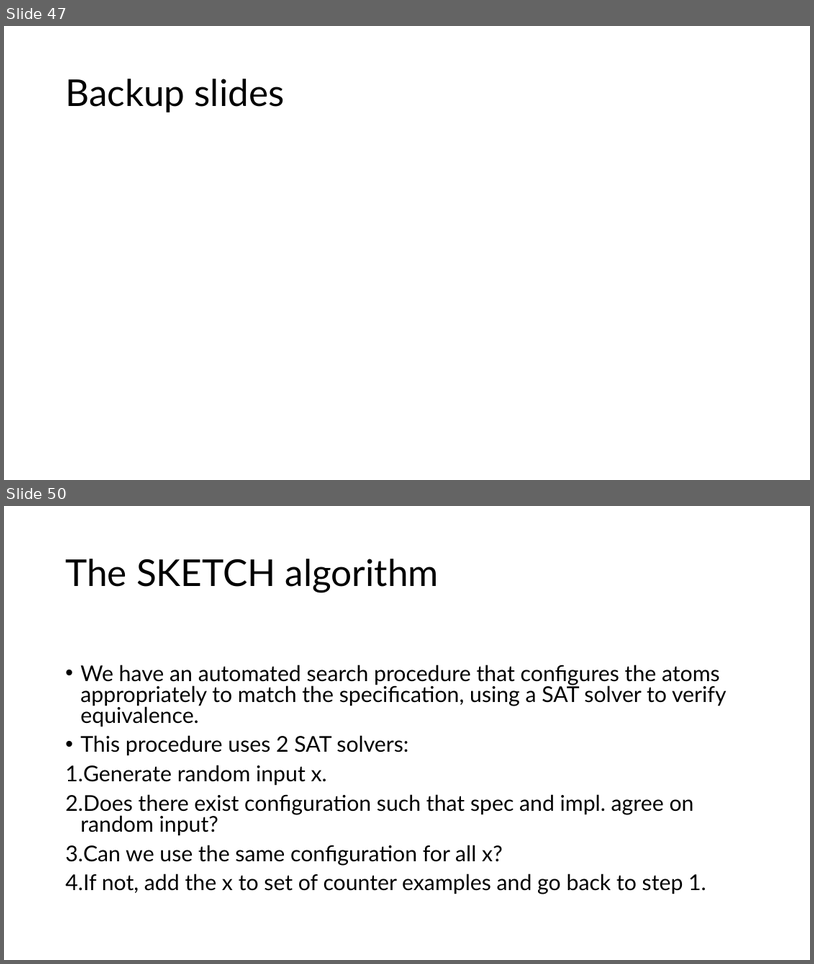
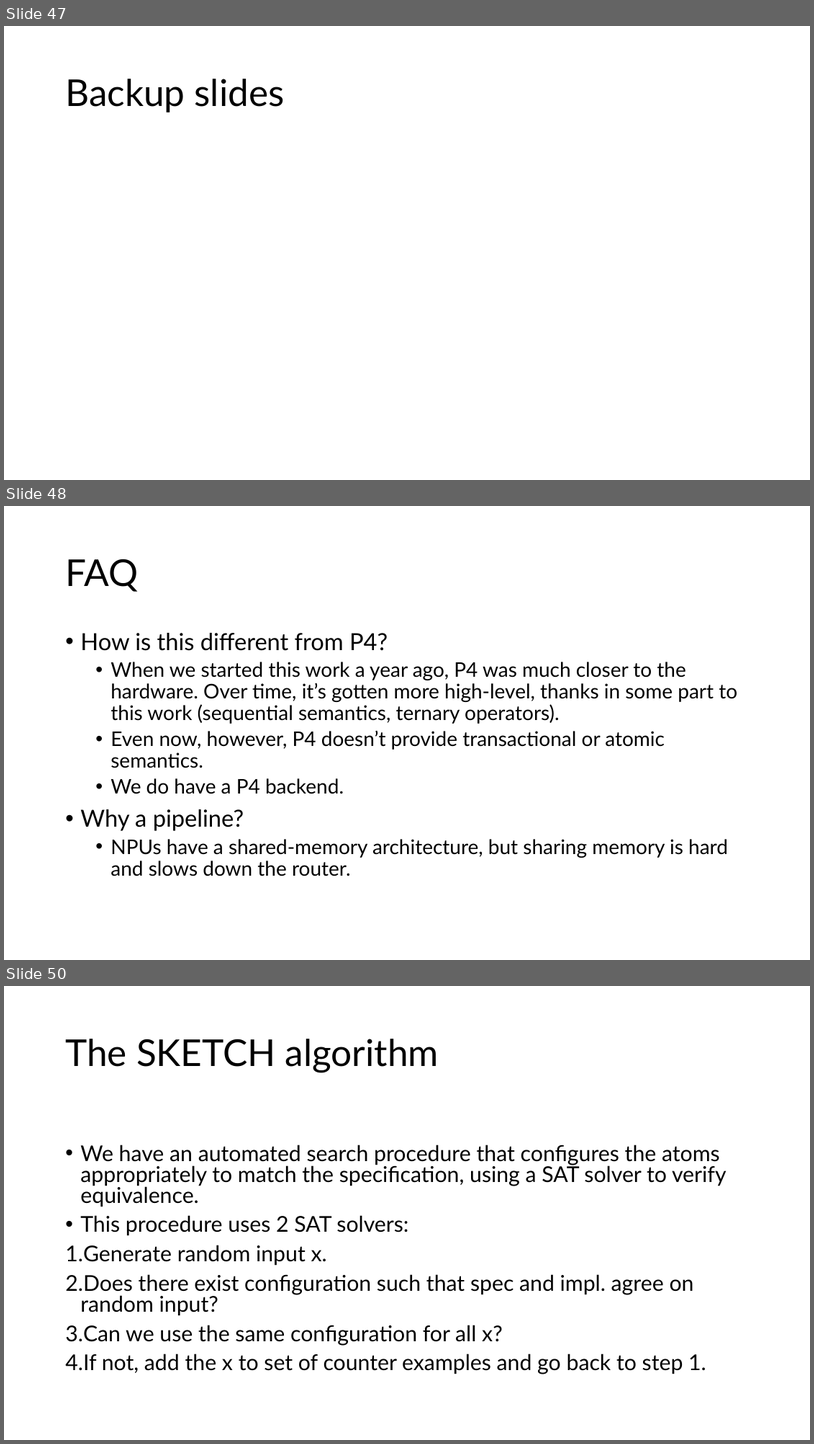
Before and after one commit to anirudhSK/pifo-domino-marple-ppts, a slide deck: combined_domino_pifo.pptx. Shown one above the other, each under a label of ours: slides 47 and 50 before the commit, slides 47, 48 and 50 after it; the slides between them are not shown. The pictures are 814x964 and 814x1444 pixels, drawn with LibreOffice and Linux fonts; fonts in the diff are those of the drawing. Boxes give left, top, right and bottom in pixels: in the first picture for what was removed or moved away, otherwise in the second. Text is boxed around its words. In the diff, an @@ line names an element or a change of style, - is before the commit and + after.

```diff
--- a/combined_domino_pifo.pptx
+++ b/combined_domino_pifo.pptx
@@ slide 48 added at box(4, 506, 810, 960), background #FFFFFF @@
@@ title added at box(65, 559, 138, 592), 44 pt, text #000000 @@
+FAQ
@@ text added at box(80, 633, 738, 876), 24 pt, text #000000 @@
+• How is this different from P4?
+  • When we started this work a year ago, P4 was much closer to the hardware. Over time, it’s gotten more high-level, thanks in some part to this work (sequential semantics, ternary operators).
+  • Even now, however, P4 doesn’t provide transactional or atomic semantics.
+  • We do have a P4 backend.
+• Why a pipeline?
+  • NPUs have a shared-memory architecture, but sharing memory is hard and slows down the router.
```
Also in this commit, not shown: 3 other slides added, 14 slides removed.
